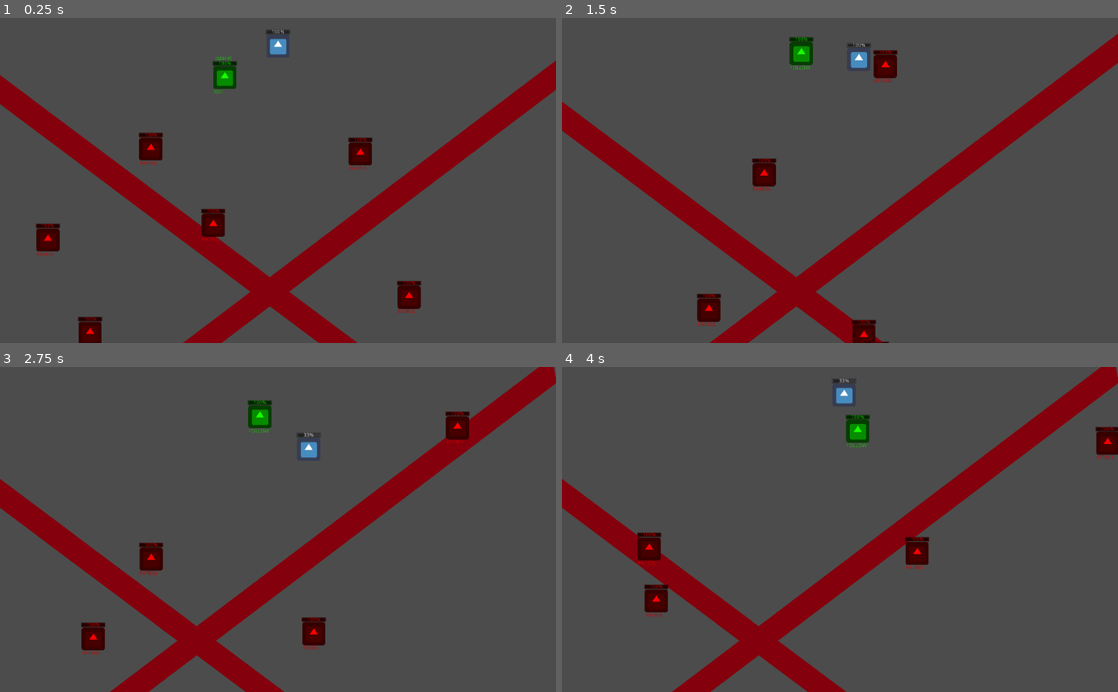
Above: before the commit, frames 1-4 (two rows, left to right).
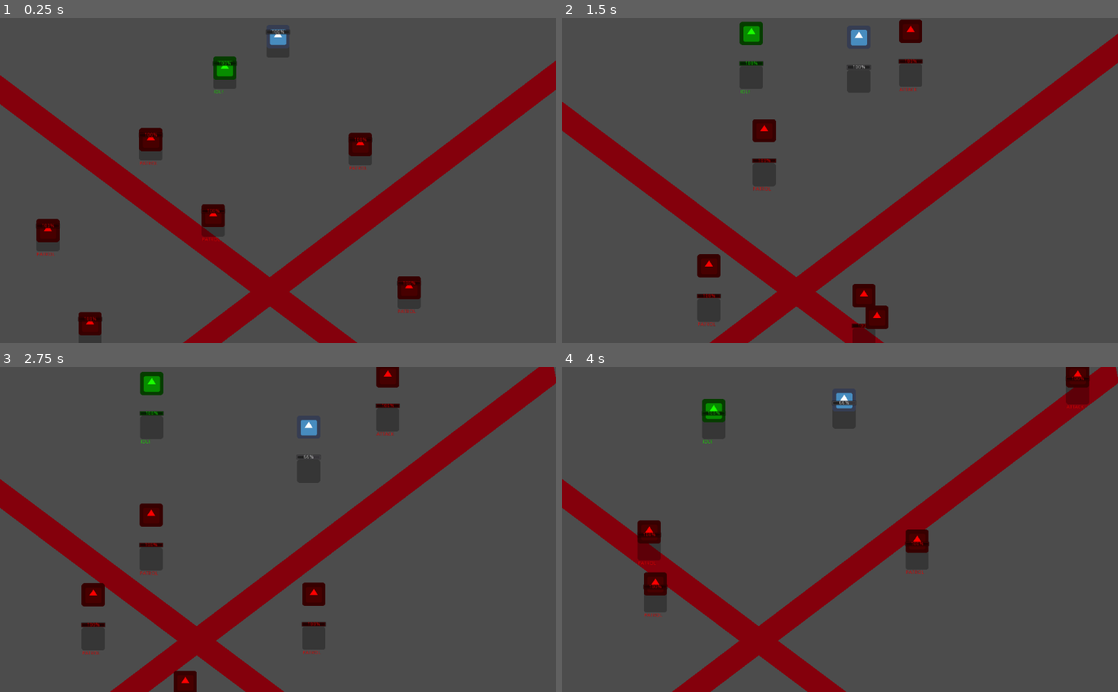
Above: after the commit, the same moments.

Repository: linkwin/NecroMansion
Game: Godot game, scene res://Maps/TestMap.tscn
The game is run twice, just before and just after one commit, with the same random seed, the same clock (stepped at 60 frames per second) and the same inputs. This scene is started directly instead of the project's main scene. The engine's default icon, where the game draws it, is replaced by a stand-in: a white triangle on a blue panel in a dark square.
Inputs:
- Up to frame 1 (0.25 s): no input
- Up to frame 2 (1.5 s): hold D (move_right) 0.53-1.28 s; hold Space (summon) 0.53-1.28 s; hold S (move_back) from 1.28 s (still down); tap Space (summon) at 1.35 s
- Up to frame 3 (2.75 s): release S (move_back) at 2.03 s; hold D (move_right) from 2.03 s (still down); hold Space (summon) from 2.03 s (still down)
- Up to frame 4 (4 s): release D (move_right) at 2.78 s; release Space (summon) at 2.78 s; hold W (move_forward) 2.78-3.53 s; tap Space (summon) at 2.85 s; hold A (move_left) from 3.53 s (still down); hold Space (summon) from 3.53 s (still down)

The runs differ from the first frame. In frame 1, 1.9% of the frame differs, in the area x 6-76%, y 3-100%; in frame 2, 3.8%; in frame 3, 3.9%, in the area x 14-85%, y 0-100%; in frame 4, 2.8%.

Commit message:
Start jump ai behavior

Diff:
--- a/Core/Characters/CharacterMovement.gd
+++ b/Core/Characters/CharacterMovement.gd
@@ -8,6 +8,13 @@
 var move_speed = 12000
 var move_acc = 12
 var friction = 1000
+
+var jump_impulse = 120
+var jump_decel = 50
+var wants_to_jump = true
+var jump_update_vel = Vector2.ZERO
+
+var grav_force = 60
 
 var velocity = Vector2.ZERO
 
@@ -22,6 +29,8 @@
 
 func _physics_process(delta):
 
+
+	# =====MOVE======
 	var target_vel = move_speed * move_dir * delta
 
 	var move_update_vel = Vector2.ZERO
@@ -33,6 +42,22 @@
 	#if _abs_vec(velocity) <= _abs_vec(target_vel):
 	#	move_update_vel = velocity + move_dir * move_acc
 	#print(velocity)
+
+	# =====JUMP======
+	if jump_update_vel != Vector2.ZERO:
+		jump_update_vel = jump_update_vel + jump_decel * Vector2.DOWN * delta
+		var d = jump_update_vel * delta
+		$CollisionShape2D.position = $CollisionShape2D.position + d
+		print(jump_update_vel)
+	if _approx_equal(_abs_vec(jump_update_vel), Vector2.ZERO, 0.001):
+		jump_update_vel = Vector2.ZERO
+	if wants_to_jump:
+		jump_update_vel = Vector2.UP * jump_impulse
+		wants_to_jump = false
+	if jump_update_vel == Vector2.ZERO and $CollisionShape2D.position != Vector2.ZERO:
+		$CollisionShape2D.position = $CollisionShape2D.position + grav_force * Vector2.DOWN * delta
+
+
 
 	velocity = move_and_slide(move_update_vel)
 
--- /dev/null
+++ b/Maps/BlankMap.tscn
@@ -0,0 +1,10 @@
+[gd_scene load_steps=2 format=2]
+
+[ext_resource path="res://Core/Characters/Character.tscn" type="PackedScene" id=1]
+
+[node name="Node2D" type="Node2D"]
+
+[node name="CharacterBody" parent="." instance=ExtResource( 1 )]
+
+[node name="Camera2D" type="Camera2D" parent="."]
+current = true
